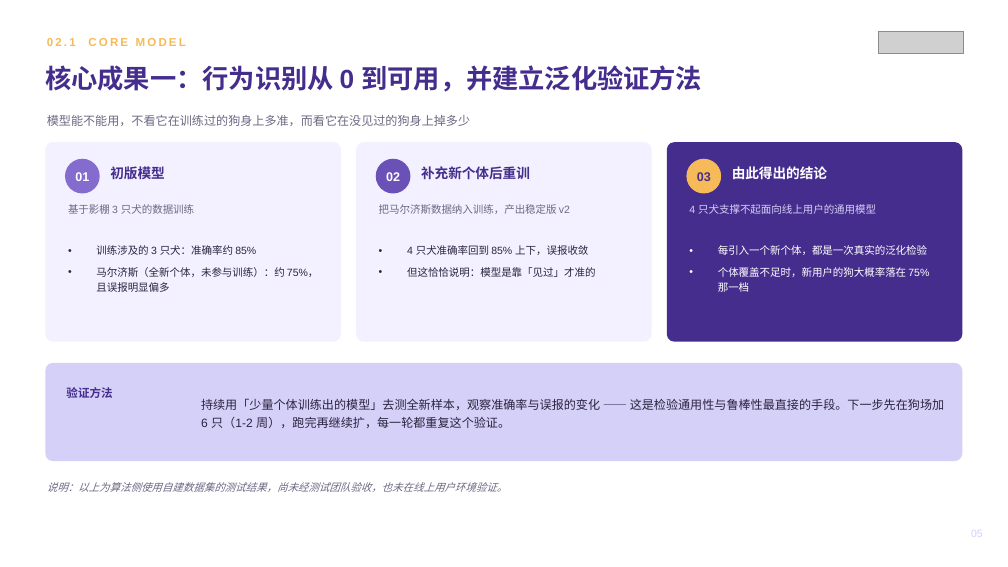
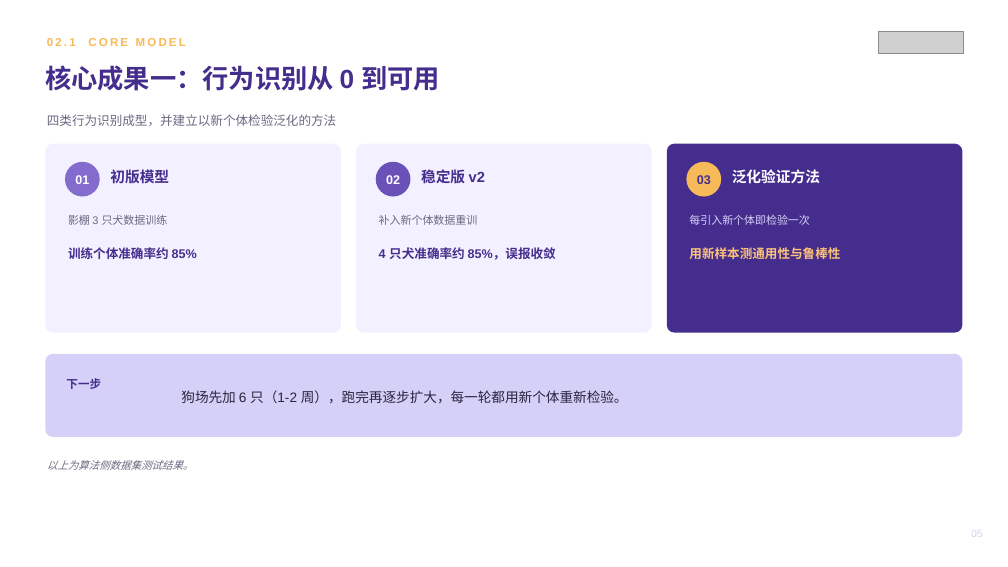
Before and after one commit to zhuyetuo/workplace_soft_skills, a slide deck: slide 5 of 转正述职/转正述职报告-朱业拓.pptx. Drawn at 1008x567 pixels with LibreOffice and Linux fonts; fonts in the diff are those of the drawing; grey boxes stand for pictures. Boxes give left, top, right and bottom in pixels: in the first picture for what was removed or moved away, otherwise in the second. Text is boxed around its words. In the diff, an @@ line names an element or a change of style, - is before the commit and + after.

```diff
--- a/转正述职/转正述职报告-朱业拓.pptx
+++ b/转正述职/转正述职报告-朱业拓.pptx
@@ text at box(45, 65, 440, 91): text changed @@
-核心成果一：行为识别从 0 到可用，并建立泛化验证方法
+核心成果一：行为识别从 0 到可用
@@ text at box(47, 114, 336, 126): text changed; size 11.5 to 12 pt @@
-模型能不能用，不看它在训练过的狗身上多准，而看它在没见过的狗身上掉多少
+四类行为识别成型，并建立以新个体检验泛化的方法
@@ rounded rectangle: place and size @@
-rounded rectangle at box(45, 142, 341, 342)
+rounded rectangle at box(45, 144, 341, 333)
@@ rounded rectangle: place and size @@
-rounded rectangle at box(356, 142, 652, 342)
+rounded rectangle at box(356, 144, 652, 333)
@@ rounded rectangle: place and size @@
-rounded rectangle at box(667, 142, 963, 342)
+rounded rectangle at box(667, 144, 963, 333)
@@ text "初版模型" at box(110, 169, 169, 183): size 13 to 14 pt @@
@@ text at box(421, 169, 485, 183): text changed; size 13 to 14 pt @@
-补充新个体后重训
+稳定版 v2
@@ text at box(732, 169, 820, 184): text changed; size 13 to 14 pt @@
-由此得出的结论
+泛化验证方法
@@ vertical alignment top to middle in 3 elements at box(68, 215, 168, 225), box(379, 215, 478, 225), box(689, 215, 809, 225) @@
@@ text at box(68, 215, 168, 225): text changed; size 10 to 10.5 pt @@
-基于影棚 3 只犬的数据训练
+影棚 3 只犬数据训练
@@ text at box(379, 215, 478, 225): text changed; size 10 to 10.5 pt @@
-把马尔济斯数据纳入训练，产出稳定版 v2
+补入新个体数据重训
@@ text at box(689, 215, 809, 225): text changed; size 10 to 10.5 pt @@
-4 只犬支撑不起面向线上用户的通用模型
+每引入新个体即检验一次
@@ text at box(68, 247, 197, 259): text changed; size 10 to 12 pt; text colour #2B2340 to #452D8D; bold on @@
-• 训练涉及的 3 只犬：准确率约 85%
-• 马尔济斯（全新个体，未参与训练）：约 75%，且误报明显偏多
+训练个体准确率约 85%
@@ text at box(379, 247, 556, 260): text changed; size 10 to 12 pt; text colour #2B2340 to #452D8D; bold on @@
-• 4 只犬准确率回到 85% 上下，误报收敛
-• 但这恰恰说明：模型是靠「见过」才准的
+4 只犬准确率约 85%，误报收敛
@@ text at box(689, 247, 840, 259): text changed; size 10 to 12 pt; text colour #FFFFFF to #FCC279; bold on @@
-• 每引入一个新个体，都是一次真实的泛化检验
-• 个体覆盖不足时，新用户的狗大概率落在 75% 那一档
+用新样本测通用性与鲁棒性
@@ proportions changed in 4 elements at box(45, 144, 341, 333), box(356, 144, 652, 333), box(667, 144, 963, 333), box(45, 354, 963, 437) @@
@@ rounded rectangle: place and size @@
-rounded rectangle at box(45, 363, 963, 461)
+rounded rectangle at box(45, 354, 963, 437)
@@ text at box(66, 378, 101, 389): text changed @@
-验证方法
+下一步
@@ text at box(181, 390, 628, 403): text changed; size 11.5 to 13 pt @@
-持续用「少量个体训练出的模型」去测全新样本，观察准确率与误报的变化 —— 这是检验通用性与鲁棒性最直接的手段。下一步先在狗场加 6 只（1-2 周），跑完再继续扩，每一轮都重复这个验证。
+狗场先加 6 只（1-2 周），跑完再逐步扩大，每一轮都用新个体重新检验。
@@ text at box(47, 460, 194, 470): text changed @@
-说明：以上为算法侧使用自建数据集的测试结果，尚未经测试团队验收，也未在线上用户环境验证。
+以上为算法侧数据集测试结果。
```
Also in this commit, not shown: 9 other slides changed, 1 other file.
